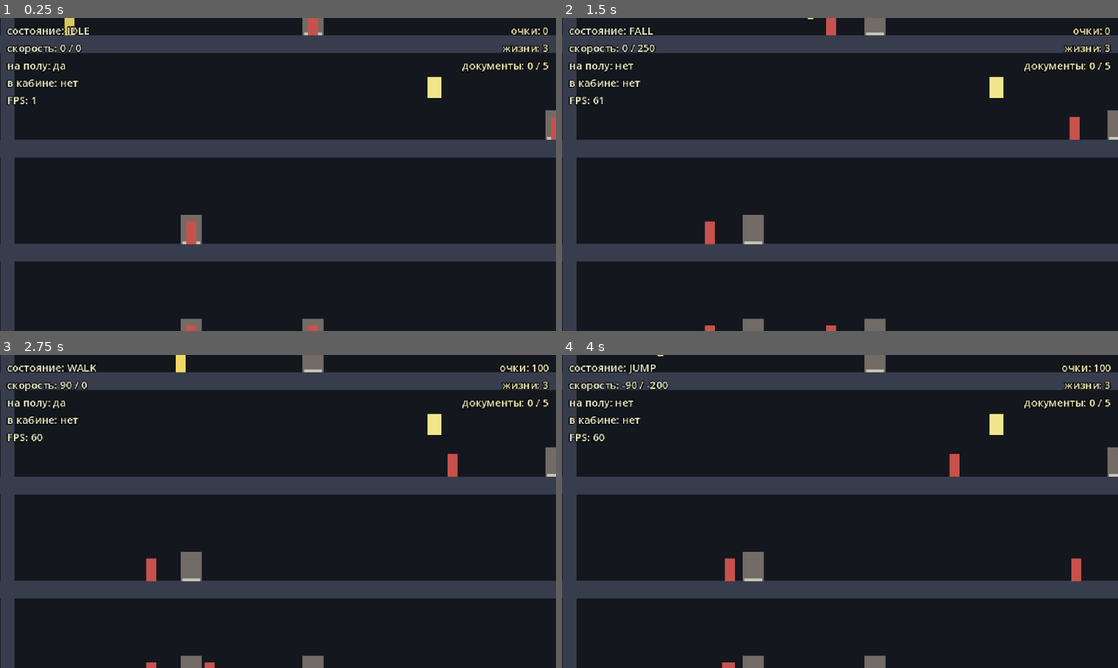
Above: before the commit, frames 1-4 (two rows, left to right).
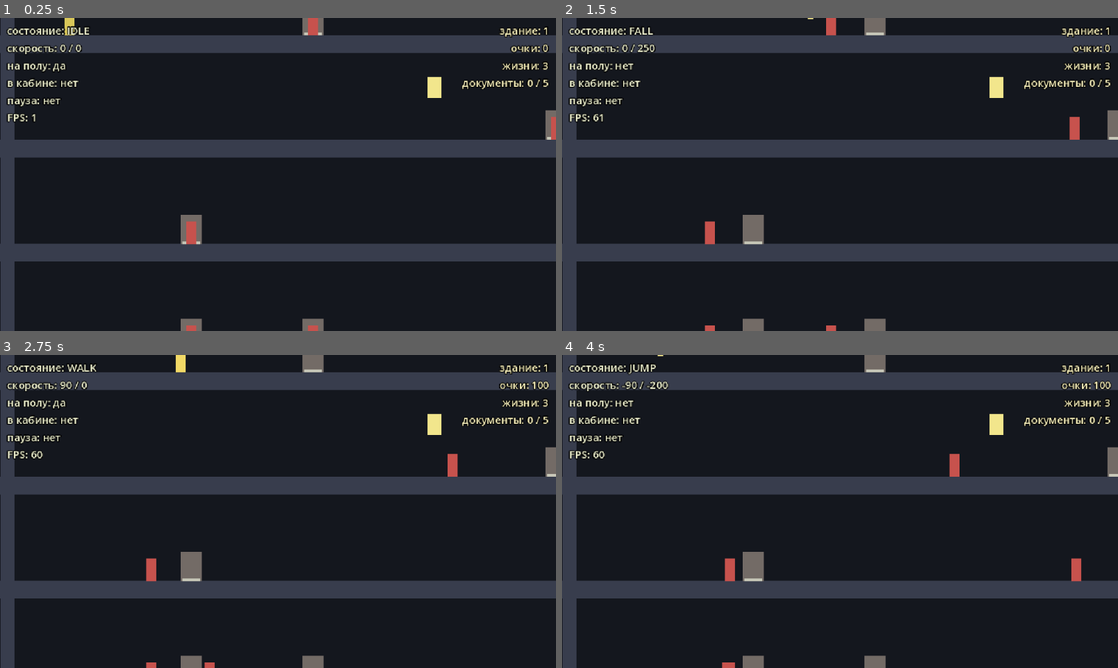
Above: after the commit, the same moments.

Repository: BalashovDmitriy/elaction
Game: Godot game, scene res://src/main.tscn
Same seed, same stepped clock (60 frames per second), same inputs: the game is played once before the commit and once after it.
Inputs (mouse positions are in pixels of both pictures, inside the frame that each line leads up to):
- Up to frame 1 (0.25 s): no input
- Up to frame 2 (1.5 s): tap Enter at 0.5 s; move the mouse to (962, 158) at 0.52 s; hold Right (move_right) 0.53-1.25 s; tap X (shoot) at 0.6 s; click (962, 158) at 0.67 s; tap Space (jump) at 0.77 s; drag from (728, 190) to (873, 30) at 1.27 s
- Up to frame 3 (2.75 s): move the mouse to (333, 442) at 2.02 s; hold Right (move_right) from 2.03 s (still down); tap Alt at 2.1 s
- Up to frame 4 (4 s): release Right (move_right) at 2.75 s; drag from (812, 574) to (873, 367) at 2.77 s; move the mouse to (1006, 558) at 3.52 s; hold Left (move_left) from 3.53 s (still down); tap X (shoot) at 3.6 s; tap Space (jump) at 3.77 s

The runs differ from the first frame. In frame 1, 0.9% of the frame differs, in the area x 1-99%, y 2-34%; in frame 2, 1.0%; in frame 3, 1.0%; in frame 4, 1.0%.

Commit message:
feat(m5b): партия из зданий, тревога и пауза
GameState держит партию целиком: номер здания, бонус за сданное, тревогу.
main стал игровым циклом — заводит здание, при сдаче начисляет бонус и
собирает следующее, где агенты злее.

Тревога вынесена отдельным классом, и главное в нём — то, чего нет: способа
снять её смертью. Сбрасывает только смена здания, как в оригинале. По
тревоге агенты злеют, а кабина начинает отвечать с задержкой.

Пауза по Esc с подсказкой. Здесь нашлись две ловушки: process_mode = ALWAYS
на main наследуется всем деревом ниже, поэтому пауза не останавливала
ничего — игра шла дальше с надписью «пауза». И is_action_just_pressed верен
лишь в кадр нажатия, а автосценарий съёмки нажимает из своего кадра, так
что фронт приходится отслеживать самому.

Co-Authored-By: Claude Opus 5 <noreply@anthropic.com>
Claude-Session: https://claude.ai/code/session_01TrsEuB7nUPBDKu2PdRbYf4

Diff:
--- a/project.godot
+++ b/project.godot
@@ -67,6 +67,14 @@
 "deadzone": 0.2,
 "events": [Object(InputEventKey,"device":-1,"physical_keycode":4194305), Object(InputEventJoypadButton,"device":-1,"button_index":6)]
 }
+restart={
+"deadzone": 0.2,
+"events": [Object(InputEventKey,"device":-1,"physical_keycode":82)]
+}
+quit_game={
+"deadzone": 0.2,
+"events": [Object(InputEventKey,"device":-1,"physical_keycode":81)]
+}
 screenshot={
 "deadzone": 0.2,
 "events": [Object(InputEventKey,"device":-1,"physical_keycode":4194343)]
--- a/src/actors/enemy/enemy.gd
+++ b/src/actors/enemy/enemy.gd
@@ -43,6 +43,8 @@
 var _target: Otto = null
 var _corpse_left: float = 0.0
 var _in_the_dark: bool = false
+## Насколько агент злее обычного: 1 — как в первом здании, больше — злее.
+var _menace: float = 1.0
 
 @onready var _body: ColorRect = $Body
 @onready var _floor_probe: RayCast2D = $FloorProbe
@@ -90,6 +92,12 @@
 	_refresh_fire_range()
 
 
+## Насколько агент злее обычного. Растёт от здания к зданию и по тревоге.
+func set_menace(value: float) -> void:
+	_menace = maxf(value, 0.1)
+	_refresh_fire_range()
+
+
 ## Стоит ли агент в темноте. По этому признаку считается надбавка за убийство.
 func is_in_the_dark() -> bool:
 	return _in_the_dark
@@ -131,7 +139,9 @@
 ## чтобы порядок вызовов [method _ready] и [method set_in_the_dark] ничего не
 ## решал — иначе настроенный до [method Node.add_child] агент прозревал бы обратно.
 func _refresh_fire_range() -> void:
-	_brain.fire_range = dark_fire_range if _in_the_dark else fire_range
+	var base := dark_fire_range if _in_the_dark else fire_range
+	_brain.fire_range = base * _menace
+	_brain.fire_cooldown = fire_cooldown / _menace
 
 
 func _apply_gravity(delta: float) -> void:
--- a/src/autoload/game_state.gd
+++ b/src/autoload/game_state.gd
@@ -18,6 +18,12 @@
 ## Жизни кончились. Партия окончена.
 signal game_over
 
+## Otto вошёл в новое здание.
+signal building_changed(number: int)
+
+## Провозились: агенты злеют, кабина отвечает с задержкой (ADR-0009).
+signal alarm_raised
+
 ## Таблица очков оригинала (ADR-0005, пункт 1 и ADR-0006, пункт 5).
 const DOCUMENT_SCORE: int = 500
 const ENEMY_SHOT_SCORE: int = 100
@@ -31,12 +37,22 @@
 ## Жизней на партию — три, как в оригинале (ADR-0006, пункт 4).
 const STARTING_LIVES: int = 3
 
+## Бонус за сданное здание: 1000 × его номер. Источники расходятся, взят
+## вариант с множителем — ADR-0008, пункт 5. Не сверено.
+const BUILDING_BONUS: int = 1000
+
 static var _instance: GameState = null
 
 var score: int = 0
 var lives: int = STARTING_LIVES
 var documents_collected: int = 0
 var documents_total: int = 0
+## Номер здания, он же сид его раскладки.
+var building: int = 1
+var alarm := Alarm.new()
+
+## Идёт ли партия. На паузе и после Game Over время не тикает.
+var _running: bool = false
 
 
 ## Состояние партии. До входа автолоада в дерево — null.
@@ -55,9 +71,34 @@
 		_instance = self
 
 
+func _process(delta: float) -> void:
+	if not _running:
+		return
+	if alarm.tick(delta):
+		alarm_raised.emit()
+
+
 func _exit_tree() -> void:
 	if _instance == self:
 		_instance = null
+
+
+## Начинает партию заново: счёт, жизни, первое здание.
+func start_game() -> void:
+	reset()
+	building = 1
+	_running = true
+	alarm.enter_building()
+	building_changed.emit(building)
+
+
+## Здание сдано: бонус за него и переход к следующему. Тревога снимается
+## только здесь — смерть её не снимала и не снимет.
+func finish_building() -> void:
+	add_score(BUILDING_BONUS * building)
+	building += 1
+	alarm.enter_building()
+	building_changed.emit(building)
 
 
 ## Начинает партию в здании с известным числом красных дверей.
@@ -96,6 +137,7 @@
 	lives_changed.emit(lives)
 	if lives > 0:
 		return true
+	_running = false
 	game_over.emit()
 	return false
 
--- a/src/autoload/screenshotter.gd
+++ b/src/autoload/screenshotter.gd
@@ -80,6 +80,13 @@
 		{"label": "roof", "actions": [], "hold": 1.2},
 		{"label": "walking", "actions": ["move_right"], "hold": 1.5},
 		{"label": "settled", "actions": [], "hold": 1.5},
+	],
+	"M5B":
+	[
+		{"label": "playing", "actions": [], "hold": 0.8},
+		{"label": "paused", "actions": ["pause"], "hold": 0.6},
+		{"label": "still_paused", "actions": [], "hold": 0.4},
+		{"label": "resumed", "actions": ["pause"], "hold": 0.6},
 	],
 }
 const DEFAULT_PLAN := "M1"
--- a/src/levels/building_rules.gd
+++ b/src/levels/building_rules.gd
@@ -6,6 +6,9 @@
 ## В оригинале здания почти одинаковы и различаются расположением красных дверей
 ## (ADR-0008, пункт 2), поэтому зданием считается не список этажей, а эти правила
 ## плюс сид. Меняя правила от здания к зданию, в M5b получим нарастающую сложность.
+
+## На сколько злее становятся агенты с каждым следующим зданием.
+const MENACE_PER_BUILDING: float = 0.2
 
 ## Этажей в здании. Нулевой — крыша, последний — первый этаж с выходом.
 @export var floors: int = 30
@@ -45,6 +48,18 @@
 ## Ламп на этаже.
 @export var lamps_per_floor: int = 1
 
+## Насколько агенты злее обычного: множитель к дальности, скорострельности и
+## скорости, с которой дверь выпускает следующего. Растёт от здания к зданию.
+@export var agent_menace: float = 1.0
+
+
+## Правила очередного здания: дальше — злее агенты. Остальные способы роста
+## сложности из оригинала отложены, см. ADR-0009, пункт 2.
+static func for_building(number: int) -> BuildingRules:
+	var rules := BuildingRules.new()
+	rules.agent_menace = 1.0 + MENACE_PER_BUILDING * float(maxi(number, 1) - 1)
+	return rules
+
 
 ## Координата места по горизонтали.
 func slot_x(slot: int) -> float:
--- a/src/levels/greybox_level.gd
+++ b/src/levels/greybox_level.gd
@@ -38,6 +38,10 @@
 const EXIT_WIDTH: float = 64.0
 const EXIT_HEIGHT: float = 40.0
 
+## Насколько злее агенты и насколько хуже слушается кабина по тревоге.
+const ALARM_MENACE: float = 1.5
+const ALARM_CAR_DELAY: float = 0.6
+
 ## Сколько дверь ждёт, прежде чем выпустить следующего агента, с.
 const AGENT_RESPAWN_DELAY: float = 3.0
 
@@ -54,6 +58,7 @@
 var _doors: Array[Door] = []
 ## Обычные двери: из них выходят агенты. Красные документов не стерегут.
 var _agent_doors: Array[Door] = []
+var _cars: Array[ElevatorCar] = []
 var _lighting := FloorLighting.new()
 ## Здание сдано. Событие однократное: в M5b к нему прицепится переход дальше.
 var _cleared: bool = false
@@ -78,6 +83,10 @@
 	# Otto начинает с крыши, как в оригинале, и там, где нет проёмов.
 	otto.global_position = Vector2(_plan.safe_x(rules, 0), rules.floor_surface(0))
 	otto.died.connect(_on_otto_died)
+	GameState.instance().alarm_raised.connect(_on_alarm_raised)
+	if GameState.instance().alarm.raised:
+		# Здание заведено уже при включённой сирене — редкость, но бывает.
+		_on_alarm_raised()
 	for door in _agent_doors:
 		_release_agent(door)
 	otto.apply_camera_bounds(Rect2(0.0, 0.0, rules.width, rules.total_height()))
@@ -146,6 +155,7 @@
 		car.position.x = shaft.x
 		add_child(car)
 		car.setup(stops)
+		_cars.append(car)
 		_spawn_shaft_pit(shaft)
 
 
@@ -310,11 +320,29 @@
 	agent.global_position = mat
 	agent.setup(otto, signf(otto.global_position.x - mat.x))
 	agent.set_in_the_dark(_lighting.is_dark(rules.floor_index_near(mat.y)))
+	agent.set_menace(_menace())
 	agent.died.connect(_on_agent_died.bind(door))
 
 
+## Насколько злее агенты этого здания прямо сейчас: к росту от здания к зданию
+## добавляется тревога, если она уже включилась.
+func _menace() -> float:
+	var alarmed := GameState.instance().alarm.raised
+	return rules.agent_menace * (ALARM_MENACE if alarmed else 1.0)
+
+
+## Сирена: агенты злеют, кабины начинают отвечать с задержкой.
+func _on_alarm_raised() -> void:
+	for car in _cars:
+		car.set_response_delay(ALARM_CAR_DELAY)
+	for child in get_children():
+		var agent := child as Enemy
+		if agent != null:
+			agent.set_menace(_menace())
+
+
 func _on_agent_died(_agent: Enemy, door: Door) -> void:
-	var timer := get_tree().create_timer(AGENT_RESPAWN_DELAY)
+	var timer := get_tree().create_timer(AGENT_RESPAWN_DELAY / _menace())
 	timer.timeout.connect(_release_agent.bind(door))
 
 
--- a/src/main.gd
+++ b/src/main.gd
@@ -1,37 +1,118 @@
 extends Node2D
 
-## Точка входа проекта.
+## Точка входа и игровой цикл.
 ##
-## На этапе M4a грузит greybox-уровень, показывает счёт, жизни и документы,
-## а рядом — отладочный оверлей с состоянием Otto. Игровой цикл и меню — в M5 и M8,
-## пока что «игра окончена» только пишется в HUD.
+## Держит партию целиком: заводит здание, при сдаче начисляет бонус и собирает
+## следующее, показывает счёт и ведёт паузу. Настоящее меню придёт в M8 — здесь
+## только механика, чтобы не плодить UI, который будет выброшен (ADR-0009).
 
-var _cleared: bool = false
+const LEVEL_SCENE := preload("res://src/levels/greybox_level.tscn")
+
+var _level: GreyboxLevel = null
+var _paused: bool = false
 var _game_over: bool = false
+## Что удерживалось в прошлом кадре: по этому считается фронт нажатия.
+var _held: Dictionary = {}
 
-@onready var _level: GreyboxLevel = $GreyboxLevel
 @onready var _debug_label: Label = %DebugLabel
 @onready var _hud_label: Label = %HudLabel
 
 
 func _ready() -> void:
+	# Ввод паузы должен работать на паузе, иначе из неё не выйти. Само здание
+	# при этом обязано замирать — см. _enter_building.
+	process_mode = Node.PROCESS_MODE_ALWAYS
+
 	var game := GameState.instance()
 	game.score_changed.connect(_on_score_changed)
 	game.documents_changed.connect(_on_documents_changed)
 	game.lives_changed.connect(_on_lives_changed)
+	game.building_changed.connect(_on_building_changed)
+	game.alarm_raised.connect(_on_alarm_raised)
 	game.game_over.connect(_on_game_over)
-	_level.building_cleared.connect(_on_building_cleared)
-	# Уровень готов раньше main, поэтому счётчики уже заполнены: рисуем как есть.
+
+	game.start_game()
+	_enter_building()
 	_render_hud()
 
 
 func _process(_delta: float) -> void:
+	_read_commands()
 	_debug_label.text = _debug_text()
 
 
-func _unhandled_input(event: InputEvent) -> void:
-	if event.is_action_pressed("pause"):
+## Ввод партии читается опросом, а не событиями: так его видит и автосценарий
+## съёмки, который нажимает действия через [Input], не порождая событий.
+func _read_commands() -> void:
+	# Фронты считаются все сразу: иначе ранний выход оставил бы остальные
+	# действия «свежими» и они сработали бы позже сами собой.
+	var pause_pressed := _just_pressed(&"pause")
+	var restart_pressed := _just_pressed(&"restart")
+	var quit_pressed := _just_pressed(&"quit_game")
+
+	if pause_pressed:
+		_toggle_pause()
+		return
+
+	# Заново и выход — только из паузы или с экрана «игра окончена».
+	if not _paused and not _game_over:
+		return
+	if restart_pressed:
+		_restart()
+	elif quit_pressed:
 		get_tree().quit()
+
+
+## Нажато ли действие именно в этом кадре.
+##
+## Своё отслеживание фронта вместо [method Input.is_action_just_pressed]: тот
+## верен лишь в кадр самого нажатия, а автосценарий съёмки нажимает действия
+## из своего кадра — кадр main успевает пройти раньше, и нажатие теряется.
+func _just_pressed(action: StringName) -> bool:
+	var pressed := Input.is_action_pressed(action)
+	var was: bool = _held.get(action, false)
+	_held[action] = pressed
+	return pressed and not was
+
+
+## Собирает очередное здание. Старое выбрасывается целиком вместе с Otto:
+## партия живёт в [GameState], уровень — нет.
+func _enter_building() -> void:
+	if _level != null:
+		_level.queue_free()
+
+	var game := GameState.instance()
+	_level = LEVEL_SCENE.instantiate() as GreyboxLevel
+	_level.rules = BuildingRules.for_building(game.building)
+	_level.building_seed = game.building
+	# Режим наследуется от родителя, а он тут ALWAYS: без этой строки пауза
+	# не останавливала бы ничего — игра шла бы дальше с надписью «пауза».
+	_level.process_mode = Node.PROCESS_MODE_PAUSABLE
+	add_child(_level)
+	_level.building_cleared.connect(_on_building_cleared)
+
+
+func _on_building_cleared() -> void:
+	GameState.instance().finish_building()
+	# Отложенно: сигнал приходит из зоны выхода, посреди разбора перекрытий.
+	_enter_building.call_deferred()
+
+
+func _toggle_pause() -> void:
+	if _game_over:
+		return
+	_paused = not _paused
+	get_tree().paused = _paused
+	_render_hud()
+
+
+func _restart() -> void:
+	_paused = false
+	_game_over = false
+	get_tree().paused = false
+	GameState.instance().start_game()
+	_enter_building()
+	_render_hud()
 
 
 func _on_score_changed(_value: int) -> void:
@@ -46,40 +127,49 @@
 	_render_hud()
 
 
-func _on_game_over() -> void:
-	_game_over = true
+func _on_building_changed(_number: int) -> void:
 	_render_hud()
 
 
-func _on_building_cleared() -> void:
-	_cleared = true
+func _on_alarm_raised() -> void:
+	_render_hud()
+
+
+func _on_game_over() -> void:
+	_game_over = true
 	_render_hud()
 
 
 func _render_hud() -> void:
 	var game := GameState.instance()
 	var text := (
-		"очки: %d\nжизни: %d\nдокументы: %d / %d"
-		% [game.score, game.lives, game.documents_collected, game.documents_total]
+		"здание: %d\nочки: %d\nжизни: %d\nдокументы: %d / %d"
+		% [game.building, game.score, game.lives, game.documents_collected, game.documents_total]
 	)
-	if _cleared:
-		text += "\nздание пройдено"
+	if game.alarm.raised:
+		text += "\nТРЕВОГА"
 	if _game_over:
-		text += "\nигра окончена"
+		text += "\nигра окончена\nR — заново, Q — выход"
+	elif _paused:
+		text += "\nпауза\nEsc — продолжить\nR — заново, Q — выход"
 	_hud_label.text = text
 
 
 func _debug_text() -> String:
+	if _level == null:
+		return ""
+
 	var otto := _level.otto
 	var motion := otto.motion()
 	return (
-		"состояние: %s\nскорость: %.0f / %.0f\nна полу: %s\nв кабине: %s\nFPS: %d"
+		"состояние: %s\nскорость: %.0f / %.0f\nна полу: %s\nв кабине: %s\nпауза: %s\nFPS: %d"
 		% [
 			OttoStateMachine.state_name(otto.current_state()),
 			motion.x,
 			motion.y,
 			"да" if otto.is_grounded() else "нет",
 			"да" if otto.is_riding() else "нет",
+			"да" if get_tree().paused else "нет",
 			Engine.get_frames_per_second(),
 		]
 	)
--- a/src/main.tscn
+++ b/src/main.tscn
@@ -1,12 +1,9 @@
-[gd_scene load_steps=3 format=3]
+[gd_scene load_steps=2 format=3]
 
 [ext_resource type="Script" path="res://src/main.gd" id="1_main"]
-[ext_resource type="PackedScene" path="res://src/levels/greybox_level.tscn" id="2_level"]
 
 [node name="Main" type="Node2D"]
 script = ExtResource("1_main")
-
-[node name="GreyboxLevel" parent="." instance=ExtResource("2_level")]
 
 [node name="Hud" type="CanvasLayer" parent="."]
 
@@ -26,7 +23,7 @@
 offset_left = 380.0
 offset_top = 6.0
 offset_right = 632.0
-offset_bottom = 60.0
+offset_bottom = 120.0
 theme_override_colors/font_color = Color(0.95, 0.92, 0.72, 1)
 theme_override_colors/font_outline_color = Color(0, 0, 0, 1)
 theme_override_constants/outline_size = 4
--- /dev/null
+++ b/src/systems/alarm.gd
@@ -0,0 +1,43 @@
+class_name Alarm
+extends RefCounted
+
+## Тревога по таймеру.
+##
+## Провозился со зданием — включается сирена: агенты злеют, кабина отвечает
+## с задержкой. Смерть тревогу не снимает, сбрасывает её только смена здания
+## (ADR-0009, пункт 1) — то есть это наказание на всё прохождение, а не на попытку.
+##
+## Момент срабатывания оригиналом не подтверждён, поэтому вынесен в параметр.
+
+## Сколько времени даётся на здание, с.
+var time_limit: float = 100.0
+
+var raised: bool = false
+
+var _left: float = 0.0
+
+
+## Новое здание: тревога снимается и отсчёт начинается заново. Единственный
+## способ её снять — смерть игрока этого не делает.
+func enter_building() -> void:
+	raised = false
+	_left = time_limit
+
+
+## Отсчитывает время. Возвращает true в тот единственный кадр, когда тревога
+## включилась, чтобы по ней можно было разово поднять всех на уши.
+func tick(delta: float) -> bool:
+	if raised:
+		return false
+
+	_left -= delta
+	if _left > 0.0:
+		return false
+
+	raised = true
+	return true
+
+
+## Сколько осталось до тревоги, с. После срабатывания — ноль.
+func time_left() -> float:
+	return maxf(_left, 0.0)
--- a/src/systems/elevators/elevator_car.gd
+++ b/src/systems/elevators/elevator_car.gd
@@ -55,6 +55,11 @@
 	_aligned_floor = _motion.aligned_floor()
 
 
+## Задержка отклика на команду, с. По тревоге кабина слушается хуже.
+func set_response_delay(value: float) -> void:
+	_motion.response_delay = maxf(value, 0.0)
+
+
 ## Команда от пассажира на этот кадр: -1 вверх, +1 вниз, 0 отпущено.
 ##
 ## Кабина её принимает, но выполняет только от того, кто внутри.
--- a/src/systems/elevators/elevator_motion.gd
+++ b/src/systems/elevators/elevator_motion.gd
@@ -44,7 +44,12 @@
 ## не намерение кабины, а то, сдвинулась ли она на самом деле.
 var velocity: float = 0.0
 
+## Задержка отклика на команду, с. По тревоге кабина слушается хуже, и это
+## прямо описано в оригинале (ADR-0009, пункт 1).
+var response_delay: float = 0.0
+
 var _pause_left: float = 0.0
+var _held: float = 0.0
 
 
 ## Задаёт остановки и ставит кабину на один из этажей.
@@ -101,11 +106,16 @@
 	_pause_left = floor_pause
 
 	if absf(command) > COMMAND_THRESHOLD:
+		_held += delta
+		if _held < response_delay:
+			# Кабина ещё «думает»: команду слышит, но не трогается.
+			return
 		direction = signf(command)
 		_move_towards(_shaft_limit(direction), delta)
 		return
 
 	# Команда отпущена.
+	_held = 0.0
 	if stops_between_floors or is_aligned() or direction == 0.0:
 		direction = 0.0
 		return
--- /dev/null
+++ b/tests/test_alarm.gd
@@ -0,0 +1,54 @@
+extends GutTest
+
+## Тесты тревоги по таймеру.
+##
+## Главное здесь — то, чего нет: способа снять тревогу смертью. В оригинале она
+## держится до конца здания, и это наказание на всё прохождение, а не на попытку
+## (ADR-0009, пункт 1).
+
+const STEP: float = 0.1
+
+
+func _alarm() -> Alarm:
+	var alarm := Alarm.new()
+	alarm.time_limit = 1.0
+	alarm.enter_building()
+	return alarm
+
+
+func _run(alarm: Alarm, seconds: float) -> bool:
+	var raised := false
+	for _frame: int in int(roundf(seconds / STEP)):
+		raised = alarm.tick(STEP) or raised
+	return raised
+
+
+func test_fresh_building_starts_quiet() -> void:
+	var alarm := _alarm()
+	assert_false(alarm.raised)
+	assert_false(_run(alarm, 0.5), "время ещё есть")
+
+
+func test_alarm_goes_off_when_the_time_runs_out() -> void:
+	var alarm := _alarm()
+	assert_true(_run(alarm, 1.5))
+	assert_true(alarm.raised)
+
+
+func test_alarm_goes_off_only_once() -> void:
+	var alarm := _alarm()
+	_run(alarm, 1.5)
+	assert_false(_run(alarm, 1.0), "сирена включается один раз, а не каждый кадр")
+
+
+func test_new_building_takes_the_alarm_off() -> void:
+	var alarm := _alarm()
+	_run(alarm, 1.5)
+	alarm.enter_building()
+	assert_false(alarm.raised, "снять тревогу может только смена здания")
+
+
+func test_time_left_never_goes_below_zero() -> void:
+	var alarm := _alarm()
+	_run(alarm, 3.0)
+	assert_eq(alarm.time_left(), 0.0)
--- /dev/null
+++ b/tests/test_elevator_response.gd
@@ -0,0 +1,38 @@
+extends GutTest
+
+## Тесты задержки отклика кабины.
+##
+## По тревоге кабина «слушается хуже» — это прямо описано в оригинале. Задержка
+## не копится между нажатиями: отпустил — считается заново (ADR-0009, пункт 1).
+
+const TOP: float = 0.0
+const STEP: float = 0.1
+
+
+func _shaft() -> ElevatorMotion:
+	var motion := ElevatorMotion.new()
+	motion.speed = 100.0
+	motion.response_delay = 0.5
+	motion.setup(PackedFloat32Array([TOP, 100.0, 200.0]))
+	return motion
+
+
+func _run(motion: ElevatorMotion, seconds: float, command: float) -> float:
+	for _frame: int in int(roundf(seconds / STEP)):
+		motion.update(STEP, command, true)
+	return motion.position
+
+
+func test_car_does_not_start_at_once() -> void:
+	assert_almost_eq(_run(_shaft(), 0.4, ElevatorMotion.DOWN), TOP, 0.01)
+
+
+func test_car_starts_once_it_has_thought() -> void:
+	assert_gt(_run(_shaft(), 1.0, ElevatorMotion.DOWN), TOP, "дождалась и поехала")
+
+
+func test_letting_go_makes_the_car_think_again() -> void:
+	var motion := _shaft()
+	_run(motion, 0.4, ElevatorMotion.DOWN)
+	_run(motion, 0.2, 0.0)
+	assert_almost_eq(_run(motion, 0.4, ElevatorMotion.DOWN), TOP, 0.01, "отсчёт заново")
--- a/tests/test_game_state.gd
+++ b/tests/test_game_state.gd
@@ -96,3 +96,31 @@
 func test_kill_in_the_dark_is_worth_more() -> void:
 	var dark := GameState.kill_score(GameState.ENEMY_SHOT_SCORE, true)
 	assert_eq(dark, GameState.ENEMY_SHOT_SCORE * GameState.DARK_KILL_MULTIPLIER)
+
+
+func test_game_starts_in_the_first_building() -> void:
+	var game := _state()
+	game.start_game()
+	assert_eq(game.building, 1)
+	assert_eq(game.lives, GameState.STARTING_LIVES)
+
+
+func test_finished_building_pays_by_its_number() -> void:
+	var game := _state()
+	game.start_game()
+	game.finish_building()
+	assert_eq(game.score, GameState.BUILDING_BONUS, "первое здание — одна ставка")
+	game.finish_building()
+	assert_eq(game.score, GameState.BUILDING_BONUS * 3, "второе — двойная")
+
+
+func test_new_building_takes_the_alarm_off() -> void:
+	var game := _state()
+	game.start_game()
+	# Лимит меняется до того, как заводится отсчёт: иначе он останется прежним.
+	game.alarm.time_limit = 0.0
+	game.alarm.enter_building()
+	game.alarm.tick(0.1)
+	assert_true(game.alarm.raised)
+	game.finish_building()
+	assert_false(game.alarm.raised)
Not shown, added: src/systems/alarm.gd.uid
Not shown, added: tests/test_alarm.gd.uid
Not shown, added: tests/test_elevator_response.gd.uid
Not shown, changed: docs/EPIC.md
Not shown, changed: docs/STATUS.md
